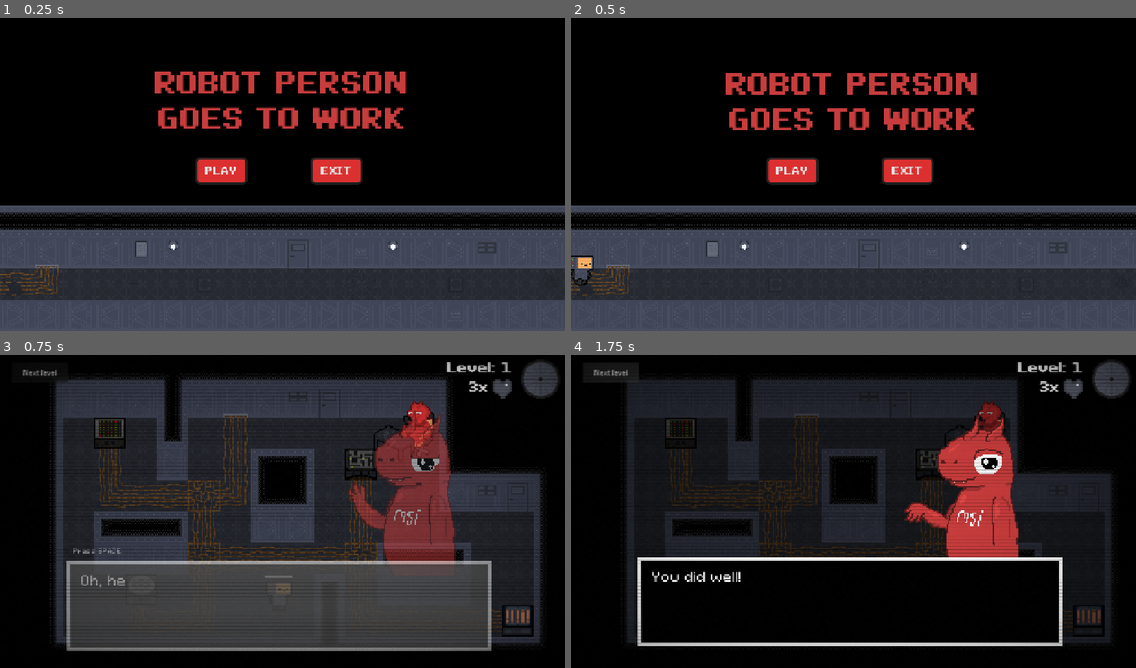
Above: before the commit, frames 1-4 (two rows, left to right).
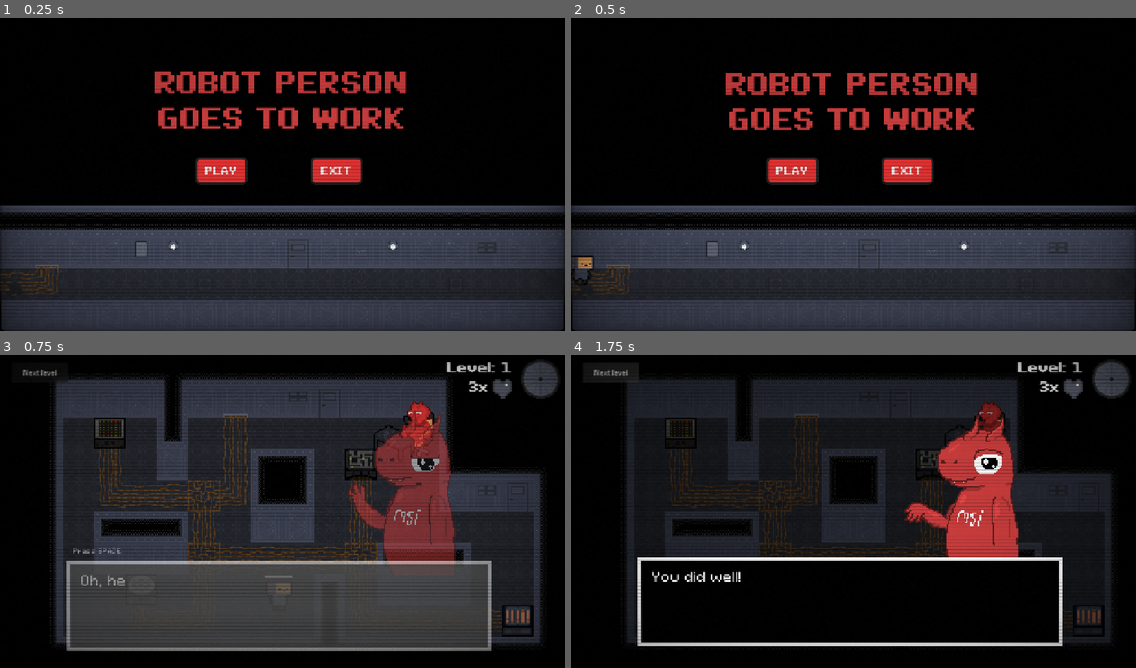
Above: after the commit, the same moments.

Repository: DuneRanger/MSI-GameJam
Game: Godot game, scene res://scenes/main.tscn
Two runs of this game, one before a commit and one after it. Both use one fixed random seed, a clock stepped at 60 frames per second and the inputs below.
Inputs:
- Up to frame 1 (0.25 s): no input
- Up to frame 2 (0.5 s): no input
- Up to frame 3 (0.75 s): click "PLAY" at 0.5 s
- Up to frame 4 (1.75 s): click "Next level" at 1.25 s

The runs differ from the first frame. In frame 1, 7.0% of the frame differs, in the area x 0-100%, y 17-100%; in frame 2, 7.1%; in frame 3, nothing differs; in frame 4, nothing differs.

Commit message:
veci

Diff:
--- a/scenes/main.tscn
+++ b/scenes/main.tscn
@@ -301,7 +301,6 @@
 environment = SubResource("Environment_mgrm8")
 
 [node name="CRT filter" type="ColorRect" parent="TitleScreen/PostProcessing/CanvasLayer" unique_id=1039185524]
-visible = false
 z_index = 100
 material = SubResource("ShaderMaterial_dc4i4")
 anchors_preset = 8
--- a/scenes/title_screen.tscn
+++ b/scenes/title_screen.tscn
@@ -1,6 +1,5 @@
 [gd_scene format=4 uid="uid://6daaqrnsu1ft"]
 
-[ext_resource type="Script" path="res://scripts/title_screen.gd" id="1_mykxm"]
 [ext_resource type="PackedScene" uid="uid://bbxi0vokk4jgr" path="res://scenes/game/tilemap/tilemap.tscn" id="1_s4lrb"]
 [ext_resource type="Shader" uid="uid://cwr1ovub2hmsc" path="res://assets/game/FX/vignette.gdshader" id="1_sa3yf"]
 [ext_resource type="FontFile" uid="uid://b08cs88egoh1y" path="res://assets/fonts/PixeloidSans-Bold.otf" id="2_s4lrb"]
@@ -271,7 +270,6 @@
 }
 
 [node name="TitleScreen" type="Node2D" unique_id=1669698504]
-script = ExtResource("1_mykxm")
 
 [node name="Tilemap" parent="." unique_id=1355390431 instance=ExtResource("1_s4lrb")]
 
@@ -296,7 +294,6 @@
 environment = SubResource("Environment_mgrm8")
 
 [node name="CRT filter" type="ColorRect" parent="PostProcessing/CanvasLayer" unique_id=1039185524]
-visible = false
 z_index = 100
 material = SubResource("ShaderMaterial_dc4i4")
 anchors_preset = 8
